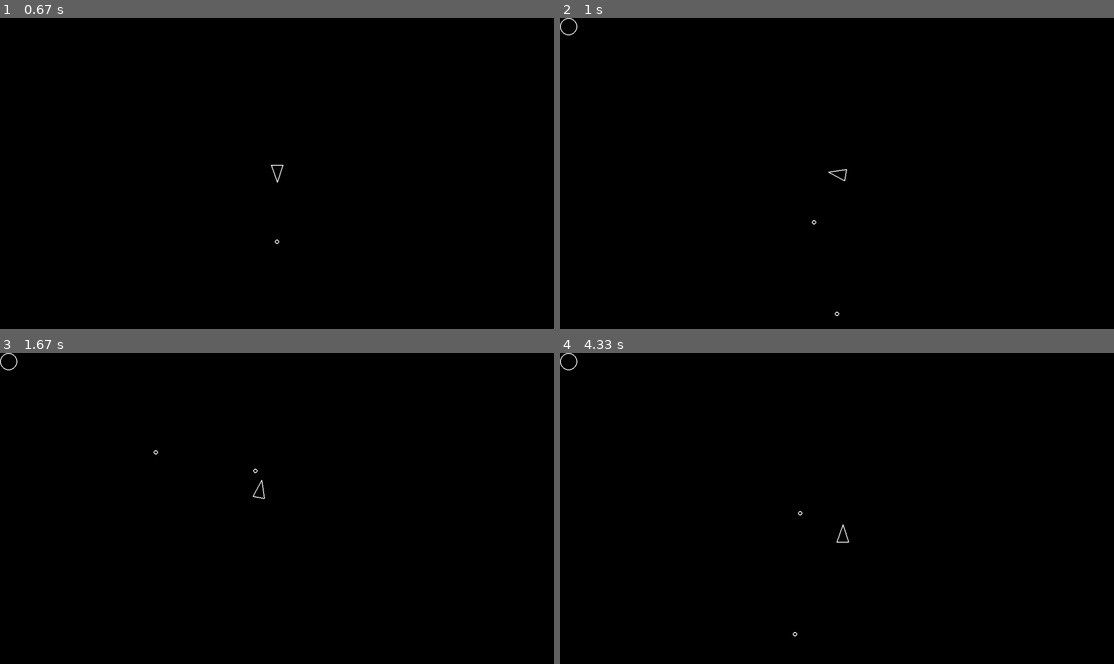
Above: before the commit, frames 1-4 (two rows, left to right).
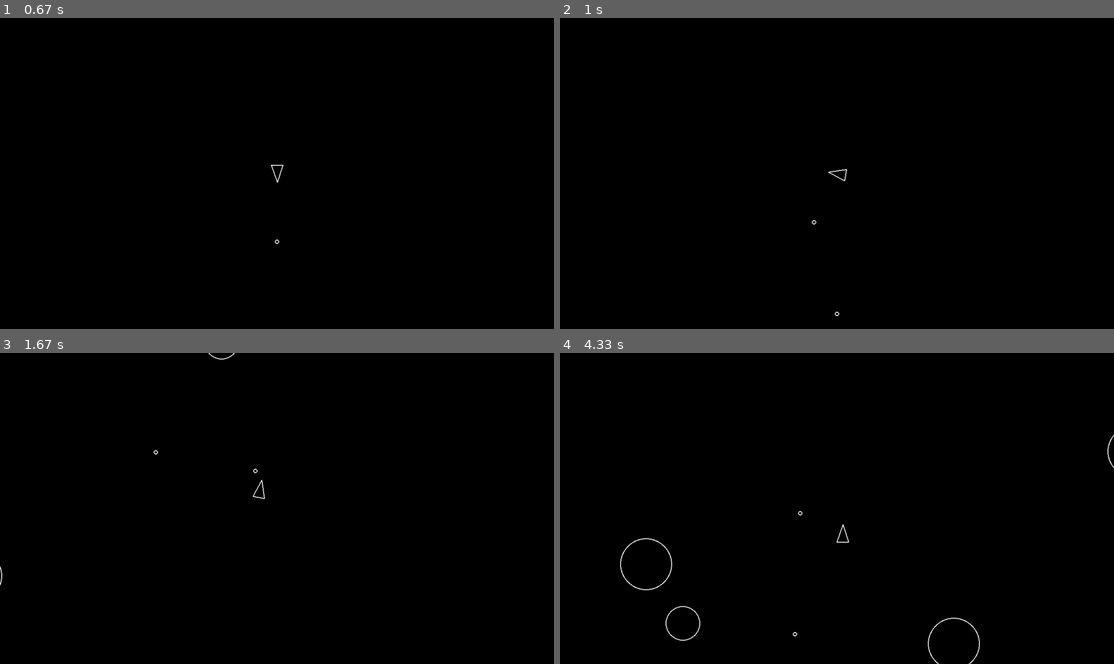
Above: after the commit, the same moments.

Repository: tristanmarsh/asteroids-pygame
Game: pygame game, started from main.py
Two runs of this game, one before a commit and one after it. Both use one fixed random seed, a clock stepped at 60 frames per second and the inputs below.
Inputs:
- Up to frame 1 (0.67 s): tap Space at 0.33 s
- Up to frame 2 (1 s): hold Right from 0.67 s (still down); tap Space at 0.73 s
- Up to frame 3 (1.67 s): tap Space at 1.03, 1.23, 1.57 s; release Right at 1.13 s; hold Up 1.17-1.47 s; hold Right from 1.5 s (still down)
- Up to frame 4 (4.33 s): tap Space at 1.87, 2.07, 2.37, 2.63, 2.97, 3.27, 3.4, 3.8, 4.1 s; release Right at 1.97 s; hold Left 2-2.53 s; hold Down 2.57-2.87 s; hold Left 2.9-3.3 s; hold Up 3.33-3.7 s; hold Right from 3.73 s (still down)

Frame 1 is identical in both runs. In frame 2, less than 0.1% of the frame differs, in the area x 0-4%, y 0-6%; in frame 3, less than 0.1%; in frame 4, 0.4%, in the area x 0-100%, y 0-100%.

Commit message:
fix asteroid field spawner

Diff:
--- a/asteroid.py
+++ b/asteroid.py
@@ -5,11 +5,10 @@
 
 class Asteroid(CircleShape):
     def __init__(self, x: int, y: int, radius: int):
-        super().__init__(20, 20, 20)
-        # self.__velocity
+        super().__init__(x, y, radius)
 
     def draw(self, screen: pygame.surface):
         pygame.draw.circle(screen, "white", self.position, self.radius, LINE_WIDTH)
 
     def update(self, dt: float):
-        self.position * self.velocity * dt
+        self.position += self.velocity * dt
--- a/main.py
+++ b/main.py
@@ -49,7 +49,10 @@
                 log_event("player_hit")
                 print("Game over!")
                 sys.exit()
-
+            for shot in shots:
+                if asteroid.collides_with(shot):
+                    asteroid.kill()
+                    shot.kill()
         # draw
         screen.fill("black")
         for sprite in drawable:
Not shown, changed: .gitignore
